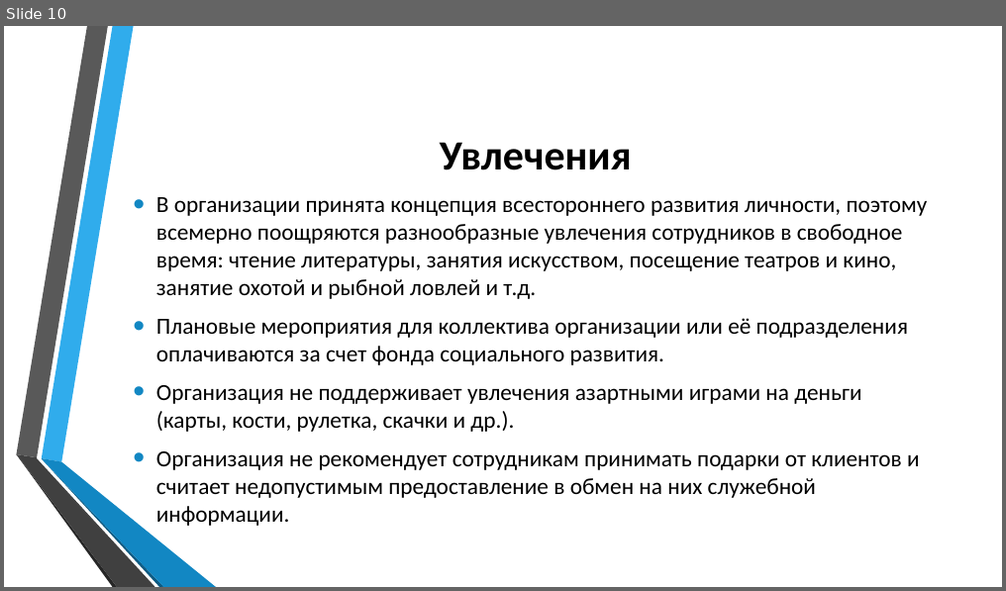
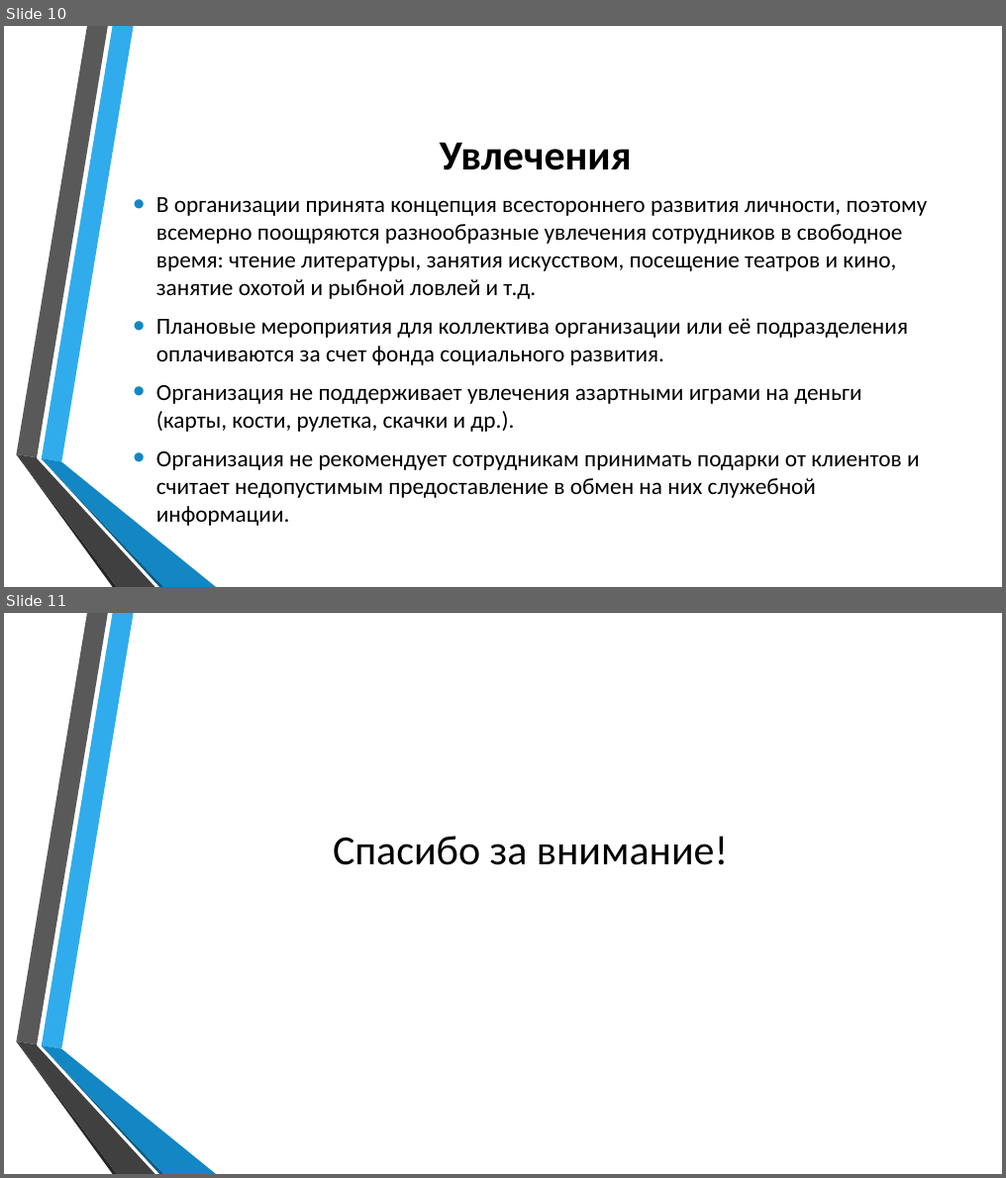
Before and after one commit to errashe/Documents, a slide deck: философия организации/йцу.pptx. Shown one above the other, each under a label of ours: slide 10 before the commit, slides 10 and 11 after it. The pictures are 1006x591 and 1006x1178 pixels, drawn with LibreOffice and Linux fonts; fonts in the diff are those of the drawing; background and template pictures are left out. Boxes give left, top, right and bottom in pixels: in the first picture for what was removed or moved away, otherwise in the second. Text is boxed around its words. In the diff, an @@ line names an element or a change of style, - is before the commit and + after.

```diff
--- a/философия организации/йцу.pptx
+++ b/философия организации/йцу.pptx
@@ slide 11 added at bbox=[4, 613, 1002, 1174], background picture (left out); not listed: 6 template elements that a slide beside it also shows @@
@@ title added at bbox=[333, 836, 728, 865], 40 pt, text #000000 @@
+Спасибо за внимание!
```
Also in this commit, not shown: 1 other file.
